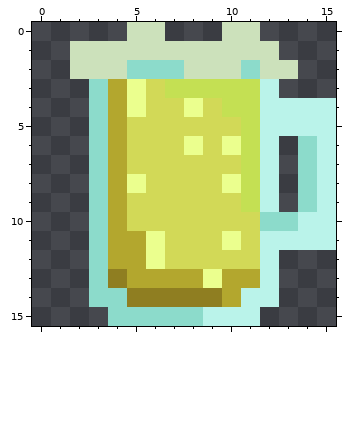
Pixel-art sprite -- assets/items/beer.png. That is the earlier state.
The file is 16x16 pixels.
After:
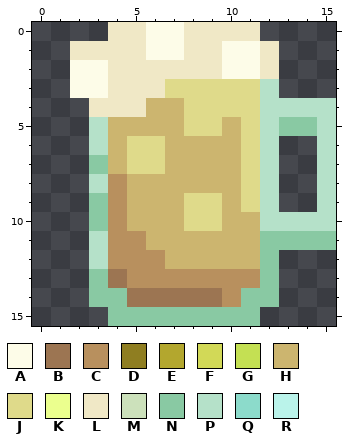
Palette (. is transparent): A #fdfce8  B #9c7552  C #b8905e  D #8f7e21  E #b3a72e  F #d2d957  G #c4e053  H #ccb56f  J #dfda8a  K #ebff8e  L #f0e8c6  M #cce1bb  N #89c9a3  P #b5e1c9  Q #8cdbcb  R #baf3ea
From old to new:
Changed rows in their new state; - is an unchanged pixel.
first column x 2:
 0 --LLAALLLL----
 1 LLLLAALLAAL---
 2 AALLLLLLAAL.--
 3 AALLLJJJJJP---
 4 -LLLHHJJJJPPPP
 5 -PHHHHJJHJPNNP
 6 -PHJJHHHHJP-.P
 7 -NHJJHHHHJP-.P
 8 -PCHHHHHHJP-.P
 9 -NCHHHJJHJP-.P
10 -NCHHHJJHHPPPP
11 -PCCHHHHHHNNNN
12 -PCCCHHHHHN---
13 -NBCCCCCCCN---
14 -NNBBBBBCNN---
15 --NNNNNNNN----
